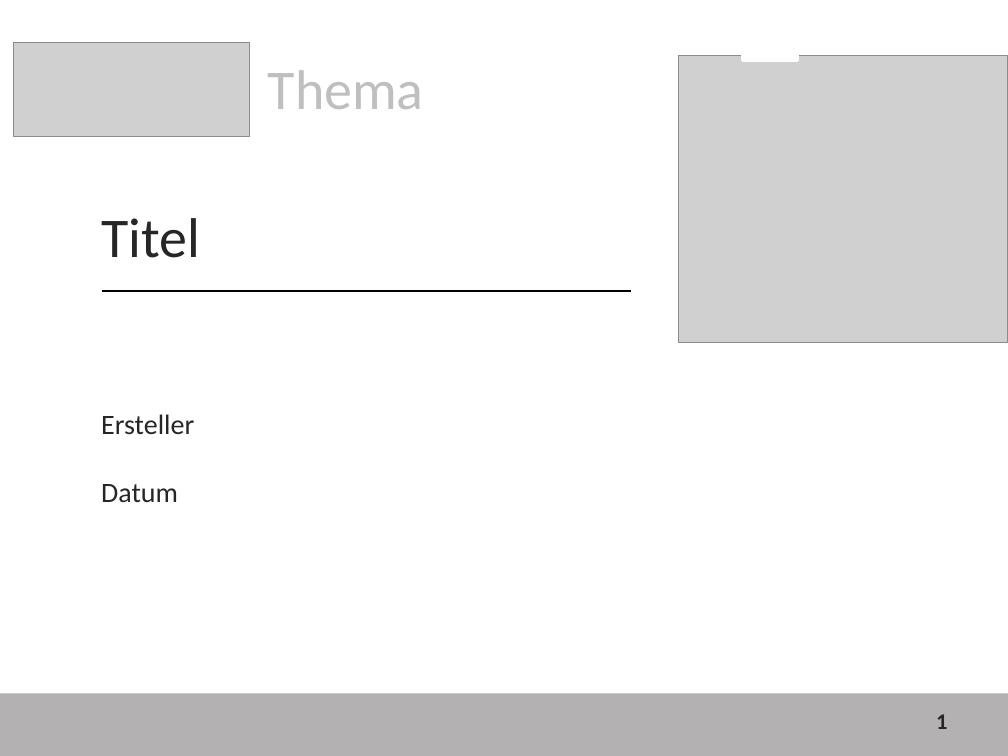
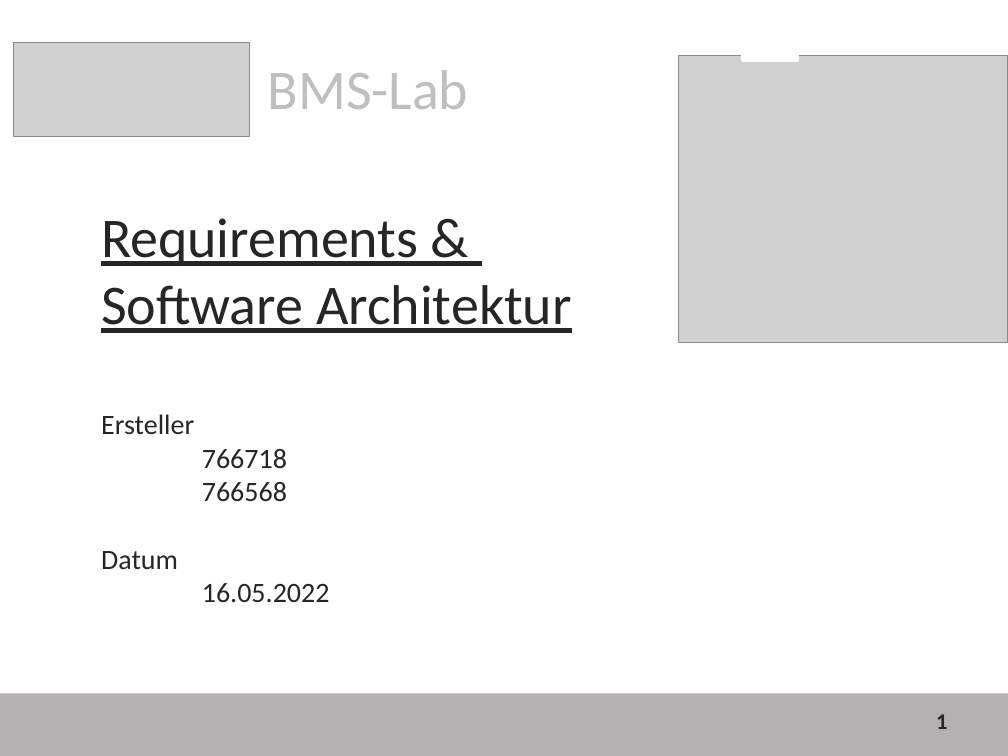
Before and after one commit to davju/bms_lab, a slide deck: slide 1 of BMS_Lab.pptx. Drawn at 1008x756 pixels with LibreOffice and Linux fonts; fonts in the diff are those of the drawing; grey boxes stand for pictures; background and template pictures are left out. Boxes give left, top, right and bottom in pixels: in the first picture for what was removed or moved away, otherwise in the second. Text is boxed around its words. In the diff, an @@ line names an element or a change of style, - is before the commit and + after.

Commit message:
Add files via upload
Version 2

```diff
--- a/BMS_Lab.pptx
+++ b/BMS_Lab.pptx
@@ text at [268,70,469,109]: text changed @@
-Thema
+BMS-Lab
@@ text at [101,218,572,333]: text changed @@
-Titel
+Requirements &
+Software Architektur
@@ line removed from (102, 290) to (631, 290) @@
@@ text at [202,449,287,501]: paragraphs added @@
+766718
+766568
@@ text at [202,583,330,602]: paragraph added @@
+16.05.2022
```
Also in this commit, not shown: 8 other slides changed, 3 slides added, 7 slides removed.
